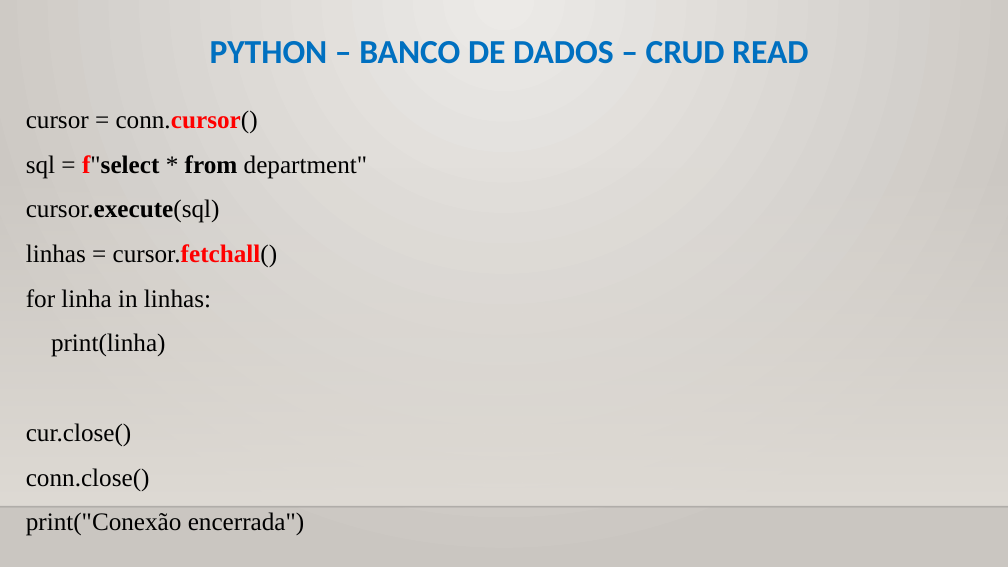
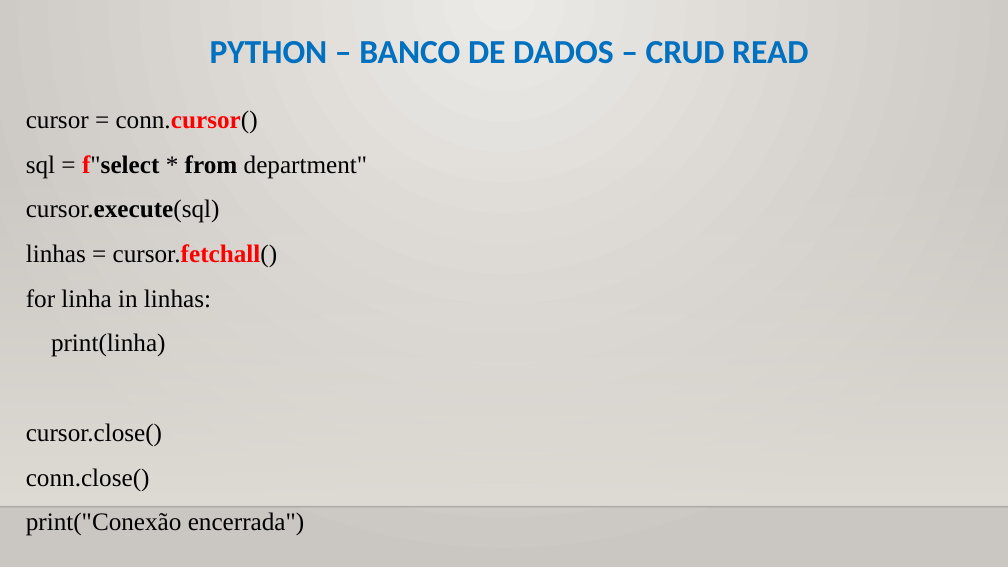
Before and after one commit to CloudEducationBrazil/WydenUniRuyPythonRAD, a slide deck: slide 11 of 01 Classes/Aula 12, 13 RAD Python - Banco de Dados.pptx. Drawn at 1008x567 pixels with LibreOffice and Linux fonts; fonts in the diff are those of the drawing; background and template pictures are left out. Boxes give left, top, right and bottom in pixels: in the first picture for what was removed or moved away, otherwise in the second. Text is boxed around its words. In the diff, an @@ line names an element or a change of style, - is before the commit and + after.

```diff
--- a/01 Classes/Aula 12, 13 RAD Python - Banco de Dados.pptx
+++ b/01 Classes/Aula 12, 13 RAD Python - Banco de Dados.pptx
@@ text at <box>26,423,162,446</box>: text changed @@
-cur.close()
+cursor.close()
```
Also in this commit, not shown: 6 other slides changed.
